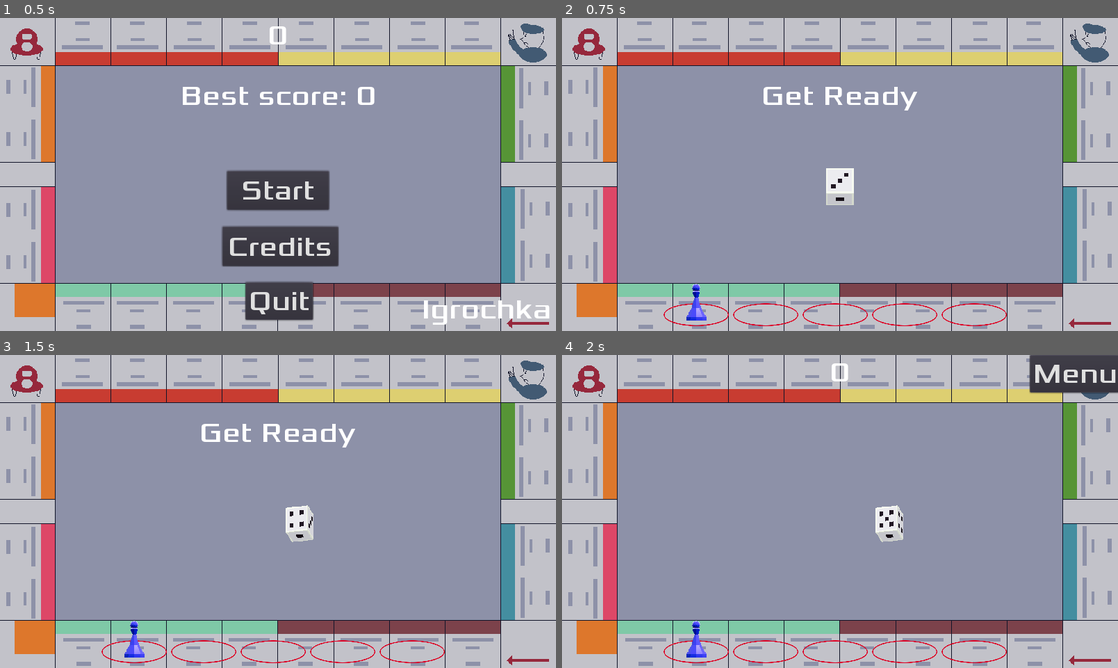
Above: before the commit, frames 1-4 (two rows, left to right).
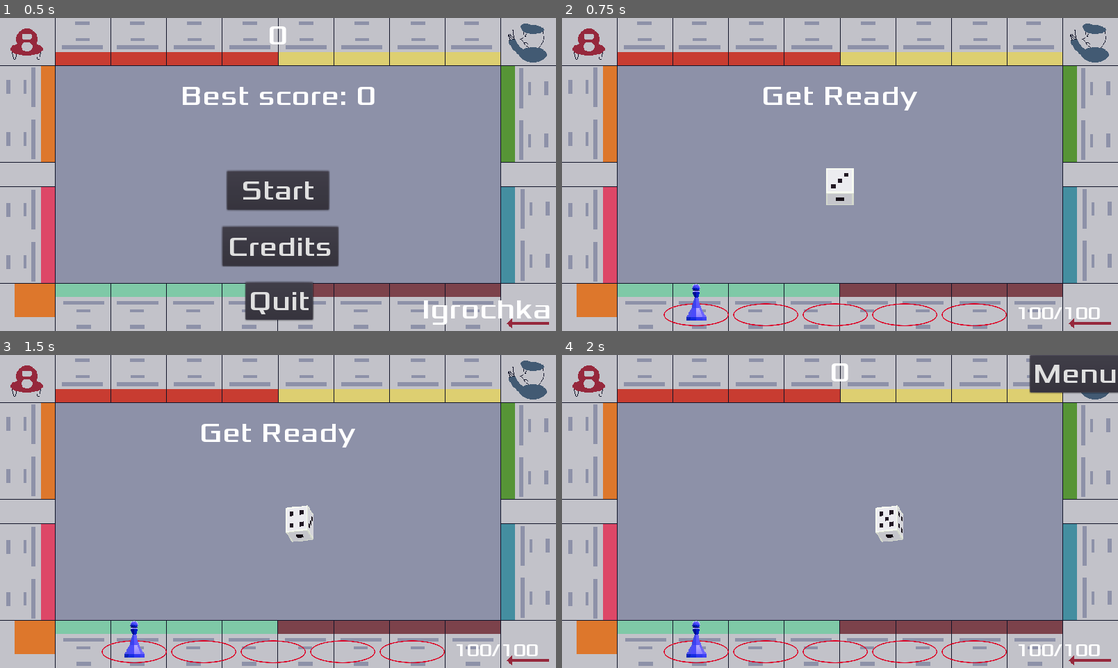
Above: after the commit, the same moments.

Repository: sialiss/GMTK-gamejam2022
Game: Godot game, scene res://scenes/Menu/Menu.tscn
Same seed, same stepped clock (60 frames per second), same inputs: the game is played once before the commit and once after it. Sound files missing from this copy of the repository are replaced by a short silence.
Inputs:
- Up to frame 1 (0.5 s): no input
- Up to frame 2 (0.75 s): click "Start" at 0.5 s
- Up to frame 3 (1.5 s): tap Enter at 1.25 s; hold Right (move_right) from 1.28 s (still down)
- Up to frame 4 (2 s): keep holding Right (move_right)

Frame 1 is identical in both runs. In frame 2, 0.2% of the frame differs, in the area x 82-97%, y 92-97%; in frame 3, 0.2%; in frame 4, 0.2%.

Commit message:
Add text HP

Diff:
--- a/scenes/Player/Health.tscn
+++ b/scenes/Player/Health.tscn
@@ -1,8 +1,13 @@
-[gd_scene load_steps=4 format=2]
+[gd_scene load_steps=6 format=2]
 
 [ext_resource path="res://assets/Round.png" type="Texture" id=1]
 [ext_resource path="res://scenes/PawnMarker.tscn" type="PackedScene" id=2]
 [ext_resource path="res://scenes/Player/Health.gd" type="Script" id=3]
+[ext_resource path="res://assets/fonts/Xolonium-Regular.ttf" type="DynamicFontData" id=4]
+
+[sub_resource type="DynamicFont" id=1]
+size = 32
+font_data = ExtResource( 4 )
 
 [node name="Health" type="CanvasLayer"]
 script = ExtResource( 3 )
@@ -40,3 +45,11 @@
 
 [node name="Pawn" parent="." instance=ExtResource( 2 )]
 position = Vector2( 232, 490 )
+
+[node name="HP" type="Label" parent="."]
+margin_left = 784.0
+margin_top = 490.0
+margin_right = 944.0
+margin_bottom = 530.0
+custom_fonts/font = SubResource( 1 )
+text = "100/100"
--- a/scenes/Player/Player.gd
+++ b/scenes/Player/Player.gd
@@ -63,6 +63,7 @@
 # Called when the node enters the scene tree for the first time.
 func _ready():
 	IdleStatus.new().attach(self)
+	update_bar(0)
 	hide()
 
 # Called when the game is starting
@@ -102,4 +103,5 @@
 
 func update_bar(change: float):
 	print("Осталось %d здоровья" % health)
+	$Health/HP.text = "%d/%d" % [health, max_health]
 	$Health.move_pawn(change)
